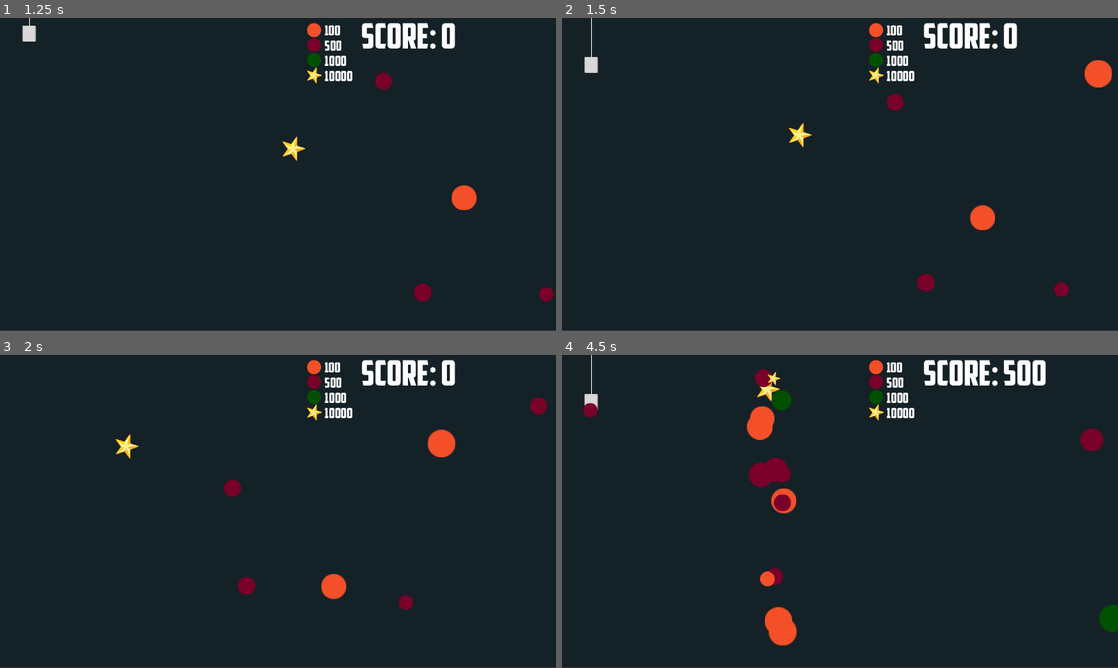
Above: before the commit, frames 1-4 (two rows, left to right).
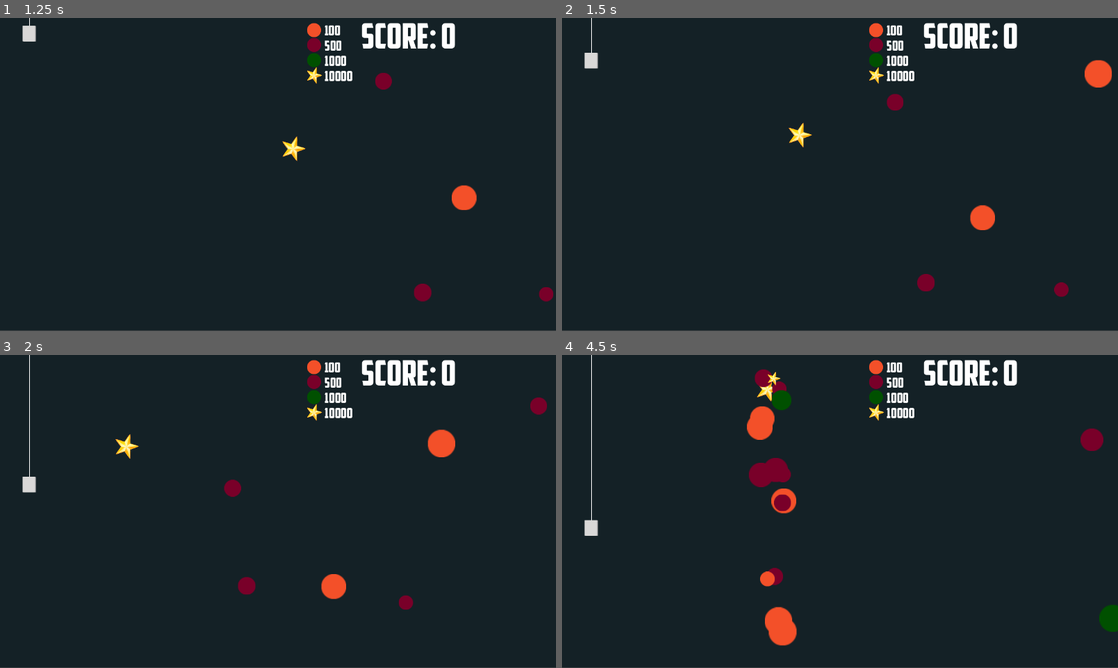
Above: after the commit, the same moments.

Repository: AdamYoder02/AAIDocumentation
Game: Godot game, scene res://level/level.tscn
The game is run twice, just before and just after one commit, with the same random seed, the same clock (stepped at 60 frames per second) and the same inputs.
Inputs (mouse positions are in pixels of both pictures, inside the frame that each line leads up to):
- Up to frame 1 (1.25 s): move the mouse to (400, 158) at 0.52 s; hold Up (Up) from 0.53 s (still down); tap C (Spawn Ball) at 0.6 s
- Up to frame 2 (1.5 s): move the mouse to (728, 190) at 1.27 s; release Up (Up) at 1.28 s; hold Down (Down) from 1.28 s (still down); tap X (Throw) at 1.35 s
- Up to frame 3 (2 s): keep holding Down (Down)
- Up to frame 4 (4.5 s): move the mouse to (895, 442) at 2.02 s; release Down (Down) at 2.03 s; hold Up (Up) 2.03-3.53 s; tap C (Spawn Ball) at 2.1, 3.6 s; move the mouse to (812, 574) at 2.77 s; tap X (Throw) at 2.85, 4.35 s; move the mouse to (1006, 558) at 3.52 s; hold Down (Down) from 3.53 s (still down); tap R (Reset) at 4.15 s; move the mouse to (673, 464) at 4.27 s

Frame 1 is identical in both runs. In frame 2, less than 0.1% of the frame differs, in the area x 4-7%, y 11-18%; in frame 3, 0.2%; in frame 4, 0.9%, in the area x 3-87%, y 1-58%.
Error before the commit: Invalid assignment of property or key 'disabled' with value of type 'bool' on a base object of type 'StaticBody2D'. (res://player/player.gd:60)

Commit message:
Bug fixes
It is no longer possible to catch the collision shape keeping the player on screen.
Known issue:
The first ball touched is not caught.

Diff:
--- /dev/null
+++ b/Pong/Pong/Pong/ball/ball.gd
@@ -0,0 +1,26 @@
+extends CharacterBody2D
+
+var speed = 400
+
+func _ready():
+	velocity.x = [-1,1][randi() % 2]
+	velocity.y = [-0.8,0.8][randi() % 2]
+
+	#velocity = velocity * speed
+
+func _physics_process(delta):
+	var collisionObject = move_and_collide(velocity * speed * delta)
+	if collisionObject:
+		velocity = velocity.bounce(collisionObject.get_normal())
+
+func _process(delta):
+	if Input.is_action_just_pressed("Reset"):
+		velocity.x = [-1,1][randi() % 2]
+		velocity.y = [-0.8,0.8][randi() % 2]
+
+		position.x = 644
+		position.y = 345
+
+func _on_left_body_entered(body):
+	velocity.x = [-1,1][randi() % 2]
+	velocity.y = [-0.8,0.8][randi() % 2]
--- /dev/null
+++ b/Pong/Pong/Pong/ball/ball.tscn
@@ -0,0 +1,18 @@
+[gd_scene load_steps=4 format=3 uid="uid://cf1a13d55avl"]
+
+[ext_resource type="Texture2D" uid="uid://d37cff8yy76o" path="res://Assets/Ball.png" id="1_0lr7n"]
+[ext_resource type="Script" path="res://ball/ball.gd" id="1_h4h72"]
+
+[sub_resource type="CircleShape2D" id="CircleShape2D_dpvfw"]
+radius = 32.0
+
+[node name="Ball" type="CharacterBody2D"]
+script = ExtResource("1_h4h72")
+
+[node name="Sprite2D" type="Sprite2D" parent="."]
+scale = Vector2(2, 2)
+texture = ExtResource("1_0lr7n")
+
+[node name="CollisionShape2D" type="CollisionShape2D" parent="."]
+shape = SubResource("CircleShape2D_dpvfw")
+one_way_collision_margin = 50.0
--- /dev/null
+++ b/Pong/Pong/Pong/level/level.gd
@@ -0,0 +1,10 @@
+extends Node
+
+
+
+func _on_left_body_entered(body):
+	$Ball.position = Vector2(640,360)
+
+
+func _on_right_body_entered(body):
+	$Ball.position = Vector2(640,360)
--- /dev/null
+++ b/Pong/Pong/Pong/level/level.tscn
@@ -0,0 +1,67 @@
+[gd_scene load_steps=7 format=3 uid="uid://dnu5oauph2tae"]
+
+[ext_resource type="PackedScene" uid="uid://c10f3hcpsvg2p" path="res://player/player.tscn" id="1_85odk"]
+[ext_resource type="Script" path="res://level/level.gd" id="1_pcv7h"]
+[ext_resource type="PackedScene" uid="uid://mn44tsps2rnx" path="res://player/opponent.tscn" id="2_2abui"]
+[ext_resource type="PackedScene" uid="uid://cf1a13d55avl" path="res://ball/ball.tscn" id="3_b2fku"]
+
+[sub_resource type="RectangleShape2D" id="RectangleShape2D_ke5bx"]
+size = Vector2(1336, 20)
+
+[sub_resource type="RectangleShape2D" id="RectangleShape2D_3kpb0"]
+size = Vector2(94, 718)
+
+[node name="Level" type="Node"]
+script = ExtResource("1_pcv7h")
+
+[node name="ColorRect" type="ColorRect" parent="."]
+anchors_preset = 15
+anchor_right = 1.0
+anchor_bottom = 1.0
+grow_horizontal = 2
+grow_vertical = 2
+color = Color(0.0784314, 0.129412, 0.14902, 1)
+
+[node name="Player" parent="." instance=ExtResource("1_85odk")]
+
+[node name="Opponent" parent="." instance=ExtResource("2_2abui")]
+position = Vector2(1213, 313)
+
+[node name="WallTop" type="StaticBody2D" parent="."]
+metadata/_edit_group_ = true
+
+[node name="CollisionShape2D" type="CollisionShape2D" parent="WallTop"]
+position = Vector2(638, -10)
+shape = SubResource("RectangleShape2D_ke5bx")
+
+[node name="WallBottom" type="StaticBody2D" parent="."]
+position = Vector2(11, 740)
+metadata/_edit_group_ = true
+
+[node name="CollisionShape2D" type="CollisionShape2D" parent="WallBottom"]
+position = Vector2(638, -10)
+shape = SubResource("RectangleShape2D_ke5bx")
+
+[node name="Ball" parent="." instance=ExtResource("3_b2fku")]
+position = Vector2(622, 345)
+
+[node name="Left" type="Area2D" parent="."]
+metadata/_edit_group_ = true
+
+[node name="CollisionShape2D" type="CollisionShape2D" parent="Left"]
+position = Vector2(-46, 360)
+shape = SubResource("RectangleShape2D_3kpb0")
+metadata/_edit_group_ = true
+
+[node name="Right" type="Area2D" parent="."]
+position = Vector2(1373, 0)
+metadata/_edit_group_ = true
+
+[node name="CollisionShape2D" type="CollisionShape2D" parent="Right"]
+position = Vector2(-46, 360)
+shape = SubResource("RectangleShape2D_3kpb0")
+metadata/_edit_group_ = true
+
+[connection signal="body_entered" from="Left" to="." method="_on_left_body_entered"]
+[connection signal="body_entered" from="Left" to="Ball" method="_on_left_body_entered"]
+[connection signal="body_entered" from="Right" to="." method="_on_right_body_entered"]
--- /dev/null
+++ b/Pong/Pong/Pong/level/level_airpump.tscn
@@ -0,0 +1,67 @@
+[gd_scene load_steps=7 format=3 uid="uid://briklj6ato7m6"]
+
+[ext_resource type="Script" path="res://level/level.gd" id="1_dl244"]
+[ext_resource type="PackedScene" uid="uid://cckfdb4eaci4b" path="res://player/player_airpump.tscn" id="2_lhn4b"]
+[ext_resource type="PackedScene" uid="uid://mn44tsps2rnx" path="res://player/opponent.tscn" id="3_h81b0"]
+[ext_resource type="PackedScene" uid="uid://cf1a13d55avl" path="res://ball/ball.tscn" id="4_hd4jh"]
+
+[sub_resource type="RectangleShape2D" id="RectangleShape2D_ke5bx"]
+size = Vector2(1336, 20)
+
+[sub_resource type="RectangleShape2D" id="RectangleShape2D_3kpb0"]
+size = Vector2(94, 718)
+
+[node name="Level" type="Node"]
+script = ExtResource("1_dl244")
+
+[node name="ColorRect" type="ColorRect" parent="."]
+anchors_preset = 15
+anchor_right = 1.0
+anchor_bottom = 1.0
+grow_horizontal = 2
+grow_vertical = 2
+color = Color(0, 0.0431373, 0.133333, 1)
+
+[node name="Player" parent="." instance=ExtResource("2_lhn4b")]
+
+[node name="Opponent" parent="." instance=ExtResource("3_h81b0")]
+position = Vector2(1213, 313)
+
+[node name="WallTop" type="StaticBody2D" parent="."]
+metadata/_edit_group_ = true
+
+[node name="CollisionShape2D" type="CollisionShape2D" parent="WallTop"]
+position = Vector2(638, -10)
+shape = SubResource("RectangleShape2D_ke5bx")
+
+[node name="WallBottom" type="StaticBody2D" parent="."]
+position = Vector2(11, 740)
+metadata/_edit_group_ = true
+
+[node name="CollisionShape2D" type="CollisionShape2D" parent="WallBottom"]
+position = Vector2(638, -10)
+shape = SubResource("RectangleShape2D_ke5bx")
+
+[node name="Ball" parent="." instance=ExtResource("4_hd4jh")]
+position = Vector2(644, 345)
+
+[node name="Left" type="Area2D" parent="."]
+metadata/_edit_group_ = true
+
+[node name="CollisionShape2D" type="CollisionShape2D" parent="Left"]
+position = Vector2(-46, 360)
+shape = SubResource("RectangleShape2D_3kpb0")
+metadata/_edit_group_ = true
+
+[node name="Right" type="Area2D" parent="."]
+position = Vector2(1373, 0)
+metadata/_edit_group_ = true
+
+[node name="CollisionShape2D" type="CollisionShape2D" parent="Right"]
+position = Vector2(-46, 360)
+shape = SubResource("RectangleShape2D_3kpb0")
+metadata/_edit_group_ = true
+
+[connection signal="body_entered" from="Left" to="." method="_on_left_body_entered"]
+[connection signal="body_entered" from="Left" to="Ball" method="_on_left_body_entered"]
+[connection signal="body_entered" from="Right" to="." method="_on_right_body_entered"]
--- /dev/null
+++ b/Pong/Pong/Pong/player/opponent.gd
@@ -0,0 +1,21 @@
+extends CharacterBody2D
+
+var speed = 400
+var ball
+
+var lock_position
+
+func _ready():
+	ball = get_parent().find_child("Ball")
+	lock_position = position.x
+
+func _physics_process(delta):
+	position.x = lock_position
+	velocity = Vector2(0,get_opponent_direction()) * speed
+	move_and_slide()
+
+func get_opponent_direction():
+	if abs(ball.position.y - position.y) > 20:
+		if ball.position.y > position.y: return 1
+		else: return -1
+	else: return 0
--- /dev/null
+++ b/Pong/Pong/Pong/player/opponent.tscn
@@ -0,0 +1,18 @@
+[gd_scene load_steps=4 format=3 uid="uid://mn44tsps2rnx"]
+
+[ext_resource type="Texture2D" uid="uid://xcgeak8bgkyw" path="res://Assets/Paddle.png" id="1_bpf3i"]
+[ext_resource type="Script" path="res://player/opponent.gd" id="1_we70s"]
+
+[sub_resource type="RectangleShape2D" id="RectangleShape2D_qjqam"]
+size = Vector2(29, 120)
+
+[node name="Opponent" type="CharacterBody2D"]
+script = ExtResource("1_we70s")
+metadata/_edit_group_ = true
+
+[node name="CollisionShape2D" type="CollisionShape2D" parent="."]
+position = Vector2(-0.5, 0)
+shape = SubResource("RectangleShape2D_qjqam")
+
+[node name="Sprite2D" type="Sprite2D" parent="."]
+texture = ExtResource("1_bpf3i")
--- /dev/null
+++ b/Pong/Pong/Pong/player/player.gd
@@ -0,0 +1,18 @@
+extends CharacterBody2D
+
+var speed = 400
+var lock_position
+
+func _ready():
+	lock_position = position.x
+
+func _physics_process(delta):
+	position.x = lock_position
+
+	velocity = Vector2.ZERO
+	if Input.is_action_pressed("Up"):
+		velocity.y -= 1 * speed
+	if Input.is_action_pressed("Down"):
+		velocity.y += 1 * speed
+
+	move_and_slide()
--- /dev/null
+++ b/Pong/Pong/Pong/player/player.tscn
@@ -0,0 +1,18 @@
+[gd_scene load_steps=4 format=3 uid="uid://c10f3hcpsvg2p"]
+
+[ext_resource type="Script" path="res://player/player.gd" id="1_5qiej"]
+[ext_resource type="Texture2D" uid="uid://xcgeak8bgkyw" path="res://Assets/Paddle.png" id="1_a14um"]
+
+[sub_resource type="RectangleShape2D" id="RectangleShape2D_x6x2r"]
+size = Vector2(29, 120)
+
+[node name="Player" type="CharacterBody2D"]
+position = Vector2(68, 316)
+script = ExtResource("1_5qiej")
+metadata/_edit_group_ = true
+
+[node name="CollisionShape2D" type="CollisionShape2D" parent="."]
+shape = SubResource("RectangleShape2D_x6x2r")
+
+[node name="Sprite2D" type="Sprite2D" parent="."]
+texture = ExtResource("1_a14um")
--- /dev/null
+++ b/Pong/Pong/Pong/player/player_airpump.gd
@@ -0,0 +1,48 @@
+extends CharacterBody2D
+
+var impulse = 500
+var pump_strength = 150
+var boost = 0
+var speed = 100
+var max_speed = -500
+
+var gravity = 1200
+var max_gravity = 500
+var lock_position
+
+var air_particles
+
+func _ready():
+	lock_position = position.x
+	velocity = Vector2.ZERO
+
+	air_particles = get_node("Particles")
+
+func _physics_process(delta):
+	position.x = lock_position
+
+	if Input.is_action_just_pressed("Up"):
+		velocity.y -= impulse
+		print("just pressed")
+	if Input.is_action_pressed("Up"):
+		air_particles.emitting = true
+
+		boost += pump_strength * delta
+		velocity.y -= boost * speed * delta
+
+	else:
+		if Input.is_action_just_released("Up"):
+			boost = 0
+			air_particles.emitting = false
+
+	velocity.y += gravity * delta
+	if velocity.y >= max_gravity:
+		velocity.y = max_gravity
+
+	if velocity.y <= max_speed:
+		velocity.y = max_speed
+
+	print("Velocity: ", velocity.y)
+	print("Boost: ", boost)
+
+	move_and_slide()
--- /dev/null
+++ b/Pong/Pong/Pong/player/player_airpump.tscn
@@ -0,0 +1,57 @@
+[gd_scene load_steps=8 format=3 uid="uid://cckfdb4eaci4b"]
+
+[ext_resource type="Script" path="res://player/player_airpump.gd" id="1_tlvg2"]
+[ext_resource type="Texture2D" uid="uid://xcgeak8bgkyw" path="res://Assets/Paddle.png" id="2_x8s55"]
+[ext_resource type="Texture2D" uid="uid://du1ja2up0s6u7" path="res://Assets/bubble.webp" id="3_3h8wh"]
+
+[sub_resource type="CapsuleShape2D" id="CapsuleShape2D_g7pp5"]
+radius = 15.0
+height = 130.0
+
+[sub_resource type="Curve" id="Curve_2ohdx"]
+max_value = 3.0
+_data = [Vector2(0, 1), 0.0, 0.0, 0, 0, Vector2(1, 1), 0.0, 0.0, 0, 0]
+point_count = 2
+
+[sub_resource type="CurveTexture" id="CurveTexture_2yh4k"]
+curve = SubResource("Curve_2ohdx")
+
+[sub_resource type="ParticleProcessMaterial" id="ParticleProcessMaterial_cllgb"]
+lifetime_randomness = 0.8
+particle_flag_disable_z = true
+emission_shape = 3
+emission_box_extents = Vector3(15, 1, 1)
+direction = Vector3(0, 1, 0)
+spread = 20.0
+initial_velocity_min = 150.0
+initial_velocity_max = 200.0
+angular_velocity_min = -200.0
+angular_velocity_max = 200.0
+orbit_velocity_min = -0.618
+orbit_velocity_max = 0.637
+gravity = Vector3(0, 0, 0)
+linear_accel_min = -100.0
+linear_accel_max = -100.0
+scale_min = 0.01
+scale_max = 0.02
+scale_over_velocity_curve = SubResource("CurveTexture_2yh4k")
+turbulence_noise_strength = 4.4
+
+[node name="Player" type="CharacterBody2D"]
+position = Vector2(68, 316)
+script = ExtResource("1_tlvg2")
+metadata/_edit_group_ = true
+
+[node name="CollisionShape2D" type="CollisionShape2D" parent="."]
+shape = SubResource("CapsuleShape2D_g7pp5")
+
+[node name="Sprite2D" type="Sprite2D" parent="."]
+texture = ExtResource("2_x8s55")
+
+[node name="Particles" type="GPUParticles2D" parent="."]
+position = Vector2(0, 60)
+emitting = false
+amount = 40
+process_material = SubResource("ParticleProcessMaterial_cllgb")
+texture = ExtResource("3_3h8wh")
+randomness = 0.8
--- /dev/null
+++ b/Pong/Pong/Pong/project.godot
@@ -0,0 +1,38 @@
+; Engine configuration file.
+; It's best edited using the editor UI and not directly,
+; since the parameters that go here are not all obvious.
+;
+; Format:
+;   [section] ; section goes between []
+;   param=value ; assign values to parameters
+
+config_version=5
+
+[application]
+
+config/name="Pong"
+run/main_scene="res://level/level_airpump.tscn"
+config/features=PackedStringArray("4.2", "Forward Plus")
+
+[display]
+
+window/size/viewport_width=1280
+window/size/viewport_height=720
+
+[input]
+
+Up={
+"deadzone": 0.5,
+"events": [Object(InputEventKey,"resource_local_to_scene":false,"resource_name":"","device":-1,"window_id":0,"alt_pressed":false,"shift_pressed":false,"ctrl_pressed":false,"meta_pressed":false,"pressed":false,"keycode":0,"physical_keycode":4194320,"key_label":0,"unicode":0,"echo":false,"script":null)
+]
+}
+Down={
+"deadzone": 0.5,
+"events": [Object(InputEventKey,"resource_local_to_scene":false,"resource_name":"","device":-1,"window_id":0,"alt_pressed":false,"shift_pressed":false,"ctrl_pressed":false,"meta_pressed":false,"pressed":false,"keycode":0,"physical_keycode":4194322,"key_label":0,"unicode":0,"echo":false,"script":null)
+]
+}
+Reset={
+"deadzone": 0.5,
+"events": [Object(InputEventKey,"resource_local_to_scene":false,"resource_name":"","device":-1,"window_id":0,"alt_pressed":false,"shift_pressed":false,"ctrl_pressed":false,"meta_pressed":false,"pressed":false,"keycode":0,"physical_keycode":82,"key_label":0,"unicode":114,"echo":false,"script":null)
+]
+}
--- a/Pong/Pong/ui.tscn
+++ b/Pong/Pong/UI/ui.tscn
@@ -1,7 +1,7 @@
 [gd_scene load_steps=7 format=3 uid="uid://cn865boekh2r8"]
 
 [ext_resource type="FontFile" uid="uid://hiq0cq7pu5yy" path="res://Assets/Fonts/american_captain/American Captain.otf" id="1_4lnv2"]
-[ext_resource type="Script" path="res://score.gd" id="1_svq47"]
+[ext_resource type="Script" path="res://UI/score.gd" id="1_svq47"]
 [ext_resource type="Texture2D" uid="uid://d37cff8yy76o" path="res://Assets/Ball.png" id="3_7y2fh"]
 [ext_resource type="Texture2D" uid="uid://dovu8wdcm8wj" path="res://Assets/star.png" id="4_0qjl2"]
 
@@ -18,6 +18,7 @@
 anchors_preset = 0
 
 [node name="Score" type="Label" parent="."]
+layout_mode = 0
 offset_left = 127.0
 offset_right = 372.0
 offset_bottom = 80.0
--- a/Pong/Pong/level/level.tscn
+++ b/Pong/Pong/level/level.tscn
@@ -2,7 +2,7 @@
 
 [ext_resource type="PackedScene" uid="uid://c10f3hcpsvg2p" path="res://player/player.tscn" id="1_85odk"]
 [ext_resource type="Script" path="res://level/level.gd" id="1_pcv7h"]
-[ext_resource type="PackedScene" uid="uid://cn865boekh2r8" path="res://ui.tscn" id="2_4bp4w"]
+[ext_resource type="PackedScene" uid="uid://cn865boekh2r8" path="res://UI/ui.tscn" id="2_4bp4w"]
 [ext_resource type="PackedScene" uid="uid://cf1a13d55avl" path="res://ball/ball.tscn" id="3_b2fku"]
 [ext_resource type="Script" path="res://level/ball_handler.gd" id="4_1rleo"]
 [ext_resource type="Script" path="res://level/timer.gd" id="5_x5pqi"]
@@ -46,6 +46,8 @@
 shape = SubResource("RectangleShape2D_kbaor")
 
 [node name="WallTop" type="StaticBody2D" parent="."]
+collision_layer = 3
+collision_mask = 0
 metadata/_edit_group_ = true
 
 [node name="CollisionShape2D" type="CollisionShape2D" parent="WallTop"]
@@ -54,6 +56,8 @@
 
 [node name="WallBottom" type="StaticBody2D" parent="."]
 position = Vector2(11, 740)
+collision_layer = 3
+collision_mask = 0
 metadata/_edit_group_ = true
 
 [node name="CollisionShape2D" type="CollisionShape2D" parent="WallBottom"]
--- a/Pong/Pong/player/player.gd
+++ b/Pong/Pong/player/player.gd
@@ -52,7 +52,7 @@
 
 # detects when a ball hits the paddle
 func _on_player_detection_body_entered(body: Node2D) -> void:
-	if state in [States.IDLE, States.MOVING]:
+	if state in [States.IDLE, States.MOVING] and body.get_parent() == $"../Ball Handler":
 		fish_on_hook = body
 		state = States.CAUGHT
 		#print("FISH DETECTED")
--- a/Pong/Pong/player/player.tscn
+++ b/Pong/Pong/player/player.tscn
@@ -171,6 +171,8 @@
 
 [node name="Player" type="CharacterBody2D"]
 position = Vector2(68, 316)
+collision_layer = 3
+collision_mask = 3
 script = ExtResource("1_5qiej")
 metadata/_edit_group_ = true
 
--- a/Pong/Pong/project.godot
+++ b/Pong/Pong/project.godot
@@ -16,7 +16,7 @@
 
 [autoload]
 
-Global="*res://Global.gd"
+Global="*res://UI/Global.gd"
 
 [display]
 
Binary file added: Pong/Pong/Pong/Assets/Ball.png
Not shown, added: Pong/Pong/Pong/Assets/Ball.png.import
Binary file added: Pong/Pong/Pong/Assets/Paddle.png
Not shown, added: Pong/Pong/Pong/Assets/Paddle.png.import
Binary file added: Pong/Pong/Pong/Assets/bubble.webp
Not shown, added: Pong/Pong/Pong/Assets/bubble.webp.import
Not shown, added: Pong/Pong/Pong/Assets/ping_pong_8bit_beeep.ogg.import
Not shown, added: Pong/Pong/Pong/Assets/ping_pong_8bit_plop.ogg.import
Binary file added: Pong/Pong/Pong/Assets/rubber_ducky.png
Not shown, added: Pong/Pong/Pong/Assets/rubber_ducky.png.import
Binary file added: Pong/Pong/Pong/Assets/toy_ship.png
Not shown, added: Pong/Pong/Pong/Assets/toy_ship.png.import
(and 5 more such lines)
